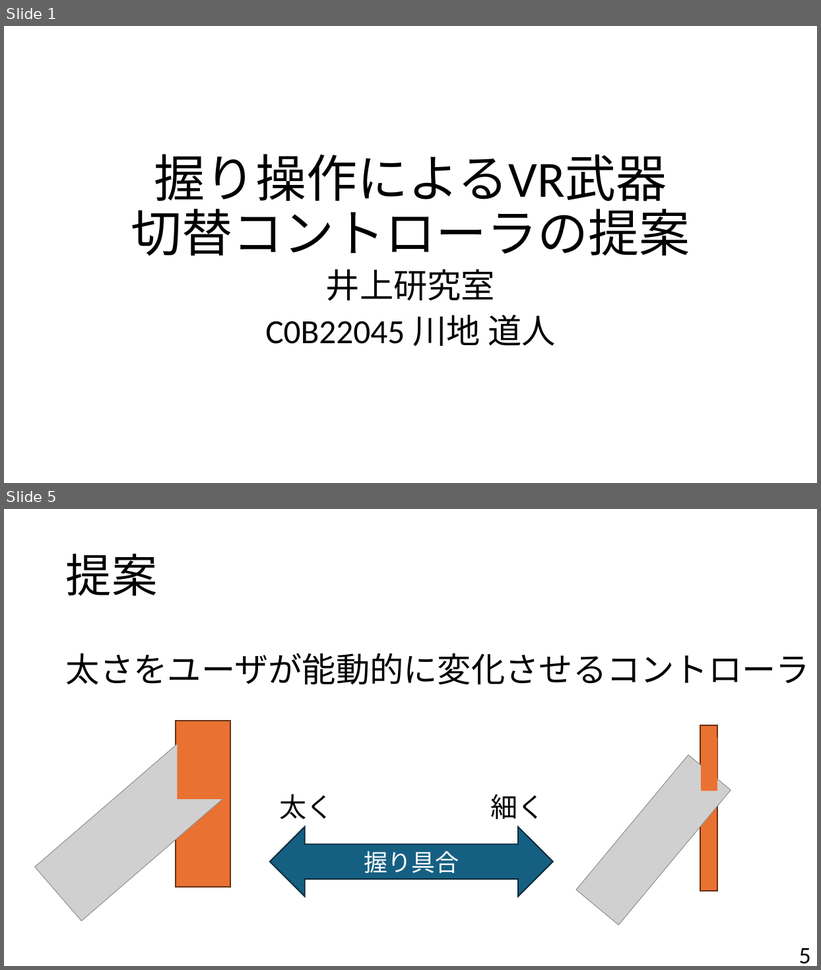
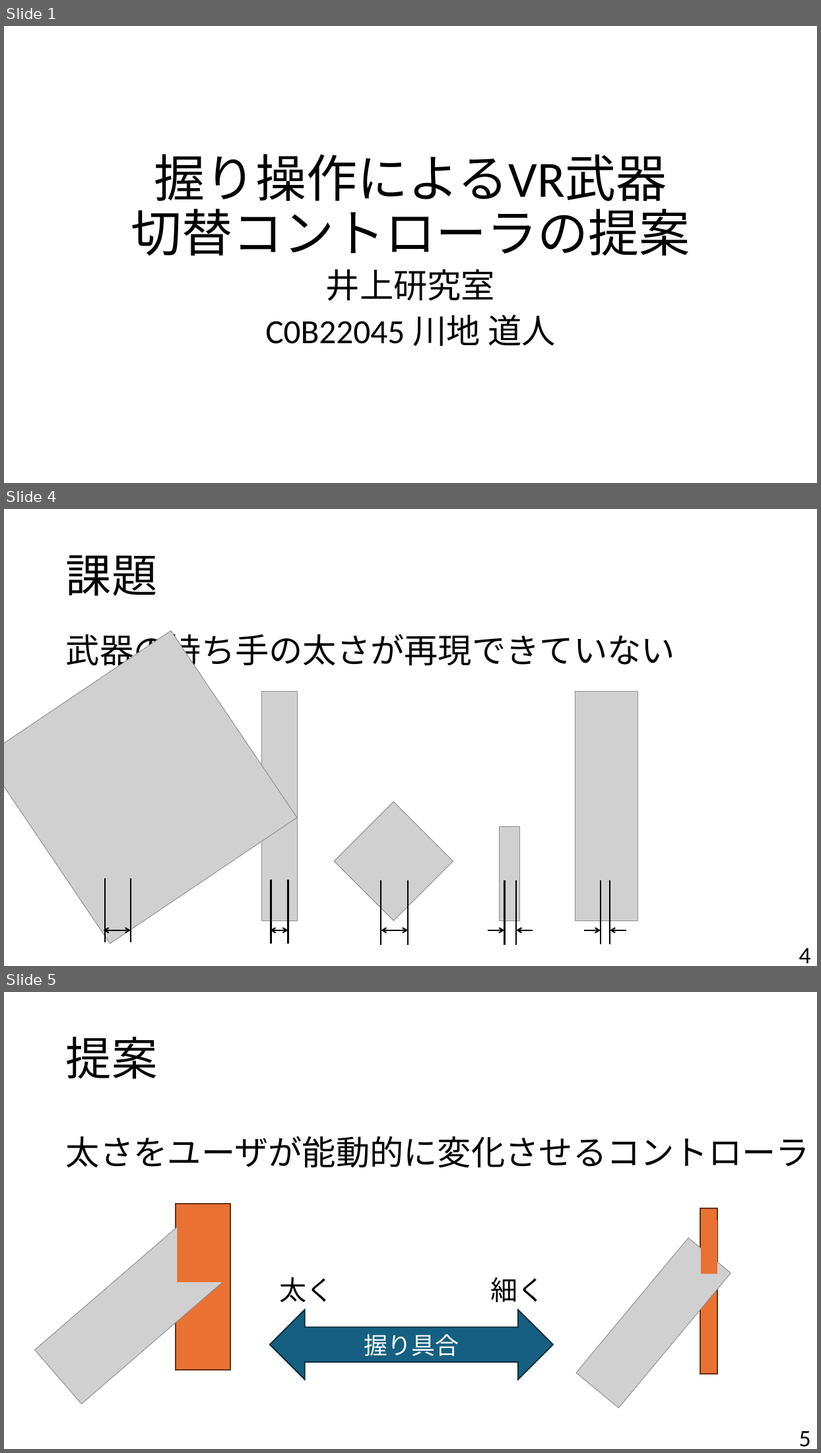
Before and after one commit to hillive/20250807_Chukan_MichitoK, a slide deck: 中間-太さ.pptx. Shown one above the other, each under a label of ours: slides 1 and 5 before the commit, slides 1, 4 and 5 after it; the slides between them are not shown. The pictures are 821x970 and 821x1453 pixels, drawn with LibreOffice and Linux fonts; fonts in the diff are those of the drawing; grey boxes stand for pictures. Boxes give left, top, right and bottom in pixels: in the first picture for what was removed or moved away, otherwise in the second. Text is boxed around its words. In the diff, an @@ line names an element or a change of style, - is before the commit and + after.

```diff
--- a/中間-太さ.pptx
+++ b/中間-太さ.pptx
@@ slide 4 added at bbox=[4, 509, 817, 966], background #FFFFFF @@
@@ title added at bbox=[66, 555, 158, 596], 54 pt, text #000000 @@
+課題
@@ picture added at bbox=[4, 630, 297, 944] @@
@@ text added at bbox=[66, 630, 675, 671], 40 pt, text #000000 @@
+武器の持ち手の太さが再現できていない
@@ picture added at bbox=[262, 691, 298, 921] @@
@@ picture added at bbox=[576, 691, 638, 921] @@
@@ picture added at bbox=[334, 802, 453, 921] @@
@@ picture added at bbox=[500, 827, 520, 921] @@
@@ line added from (105, 879) to (105, 943), #000000 2 pt @@
@@ line added from (131, 879) to (131, 943), #000000 2 pt @@
@@ line added from (271, 880) to (271, 944), #000000 2 pt @@
@@ line added from (288, 880) to (288, 944), #000000 2 pt @@
@@ line added from (381, 881) to (381, 945), #000000 2 pt @@
@@ line added from (408, 881) to (408, 945), #000000 2 pt @@
@@ line added from (505, 881) to (505, 945), #000000 2 pt @@
@@ line added from (516, 881) to (516, 945), #000000 2 pt @@
@@ line added from (601, 881) to (601, 945), #000000 2 pt @@
@@ line added from (611, 881) to (611, 945), #000000 2 pt @@
@@ double arrow added from (104, 931) to (131, 931), #000000 1.5 pt @@
@@ double arrow added from (270, 931) to (288, 931), #000000 1.5 pt @@
@@ double arrow added from (381, 931) to (408, 931), #000000 1.5 pt @@
@@ arrow added from (488, 931) to (505, 931), #000000 1.5 pt @@
@@ arrow added from (533, 931) to (516, 931), #000000 1.5 pt @@
@@ arrow added from (584, 931) to (601, 931), #000000 1.5 pt @@
@@ arrow added from (626, 931) to (611, 931), #000000 1.5 pt @@
@@ page number added at bbox=[799, 949, 811, 964], 28 pt, text #000000 @@
+4
```
Also in this commit, not shown: 3 slides changed, 5 other slides added, 9 other files.
